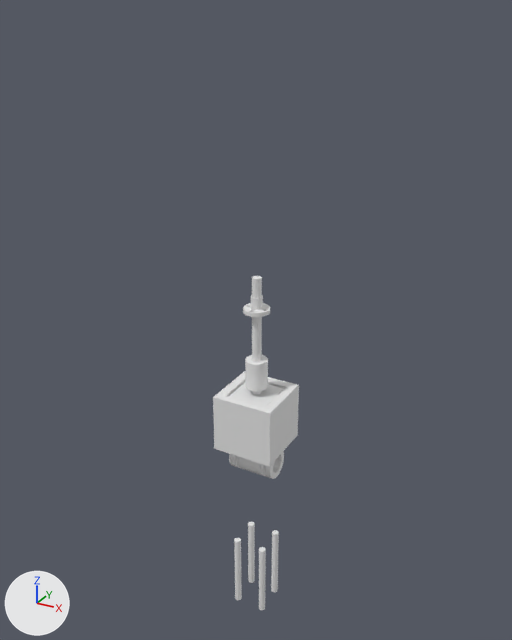
What one commit did to the Blender file Umno/MANIPULYaTOR.blend.
Camera for both pictures: a 50 mm camera at (25.4, -46.4, 29.0) aimed at (-0.2, 0.3, 5.6). Lighting does not change. The marker at lower left points along +X, +Y and +Z.

The older version as bpy lines, for what is in view:
```python
me_cylinder = bpy.data.meshes.new('Cylinder')
me_cylinder.from_pydata(...)  # 160 vertices, 100 faces; spans x -1.0..1.0, y -1.0..1.0, z -1.0..1.0
me_cylinder_001 = bpy.data.meshes.new('Cylinder.001')
me_cylinder_001.from_pydata(...)  # 96 vertices, 66 faces; spans x -1.0..1.0, y -1.0..1.0, z -1.82..1.0
me_cylinder_020 = bpy.data.meshes.new('Cylinder.020')
me_cylinder_020.from_pydata(...)  # 816 vertices, 421 faces; spans x -5.48..1.12, y -2.38..2.26, z -1.84..1.84
ob_cylinder = bpy.data.objects.new('Cylinder', me_cylinder)
ob_cylinder.location = (0.0, 0.0, 0.96)
ob_cylinder.scale = (0.95, 0.95, 1.25)
ob_cylinder_001 = bpy.data.objects.new('Cylinder.001', me_cylinder_001)
ob_cylinder_001.location = (0.0, 0.0, 5.73)
ob_cylinder_001.scale = (0.4, 0.4, 3.75)
ob_cylinder_005 = bpy.data.objects.new('Cylinder.005', me_cylinder_020)
ob_cylinder_005.location = (0.0, 0.07, -7.47)
ob_cylinder_005.rotation_euler = (0.0, 1.571, 0.0)  # degrees (0, 90, 0)
ob_cylinder_005.scale = (1.22, 1.16, 1.46)
# also in view: 'Cylinder.008' at (0.0, 0.0, -19.9)
```
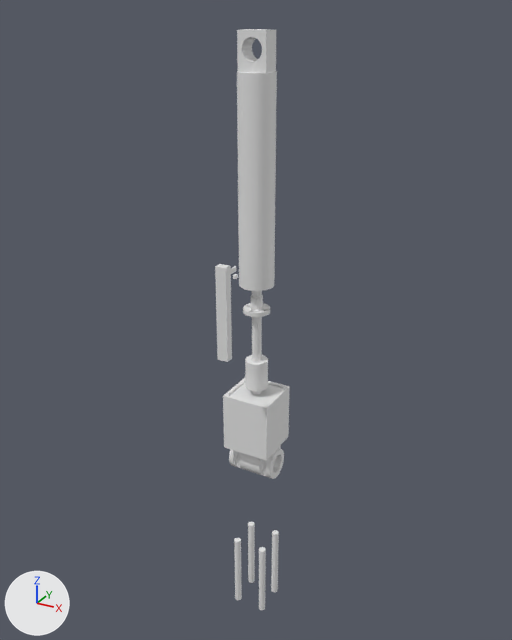
What differs and where, as boxes [x1, y1, x2, y2] in the pictures (512 x 640 px; the box of a moved part takes in the faces that stretch with it):
'Cylinder.003', added: after [237, 29, 277, 291]
'Cylinder.005', reshaped (22% narrower, 6% shorter): before [213, 371, 299, 479]; after [223, 378, 290, 479]
'Cube.001', added: after [215, 264, 232, 362]
part 1 of me_cylinder_020, moved or reshaped: before [213, 371, 299, 466]; after [223, 378, 290, 461]

The change in detail:
me_cylinder_020 has 816 vertices, 421 faces and spans x -5.48..1.12, y -2.38..2.26, z -1.84..1.84.
me_cylinder_020 is used by ob_cylinder_005; location (0.0, 0.07, -7.47); rotation (0.0, 1.571, 0.0), in degrees (0, 90, 0); scale (1.22, 1.16, 1.46).
Part 1, on me_cylinder_020:
Vertex 0 of me_cylinder_020 moves from (-1.56, -1.7, -1.3) to (-1.56, -1.6, -1.22).
Vertex 1 of me_cylinder_020 moves from (-1.56, 1.58, -1.3) to (-1.56, 1.48, -1.22).
Vertex 2 of me_cylinder_020 moves from (-1.56, -1.7, 1.3) to (-1.56, -1.6, 1.22).
Vertex 3 of me_cylinder_020 moves from (-1.56, 1.58, 1.3) to (-1.56, 1.48, 1.22).
Vertex 4 of me_cylinder_020 moves from (-1.31, -2.38, -1.84) at pixel (214, 448) to (-1.31, -1.86, -1.42) at pixel (224, 447).
Vertex 5 of me_cylinder_020 moves from (-1.31, 2.26, -1.84) to (-1.31, 1.74, -1.42).
Vertex 6 of me_cylinder_020 moves from (-5.48, -2.38, -1.84) at pixel (212, 397) to (-5.48, -1.86, -1.42) at pixel (222, 395).
Vertex 7 of me_cylinder_020 moves from (-5.48, 2.26, -1.84) at pixel (244, 370) to (-5.48, 1.74, -1.42).
Vertex 8 of me_cylinder_020 moves from (-1.31, -2.38, 1.84) at pixel (269, 466) to (-1.31, -1.86, 1.42) at pixel (266, 460).
Vertex 9 of me_cylinder_020 moves from (-1.31, 2.26, 1.84) at pixel (297, 435) to (-1.31, 1.74, 1.42) at pixel (288, 436).
Vertex 10 of me_cylinder_020 moves from (-5.48, -2.38, 1.84) at pixel (269, 413) to (-5.48, -1.86, 1.42) at pixel (266, 408).
Vertex 11 of me_cylinder_020 moves from (-5.48, 2.26, 1.84) at pixel (299, 384) to (-5.48, 1.74, 1.42) at pixel (289, 386).
Vertex 12 of me_cylinder_020 moves from (-5.48, 1.58, 1.3) at pixel (286, 386) to (-5.48, 1.48, 1.22) at pixel (284, 386).
Vertex 13 of me_cylinder_020 moves from (-5.48, -1.7, 1.3) at pixel (265, 406) to (-5.48, -1.6, 1.22) at pixel (265, 405).
Vertex 14 of me_cylinder_020 moves from (-5.48, -1.7, -1.3) at pixel (225, 395) to (-5.48, -1.6, -1.22) at pixel (227, 395).
Vertex 15 of me_cylinder_020 moves from (-5.48, 1.58, -1.3) to (-5.48, 1.48, -1.22).
Mesh me_cylinder_003 is new.
It has 462 vertices, 242 faces and spans x -1.41..1.41, y -1.41..1.41, z -1.0..1.34.
Mesh me_cube is new.
It is a box spanning x -1.0..1.0, y -1.0..1.0, z -1.0..1.0.
Object 'Cylinder.003' (ob_cylinder_003) is new; it shows me_cylinder_003.
Its location is (0.0, 0.0, 16.89).
Its scale is (1.0, 1.0, 8.01).
Object 'Cube.001' (ob_cube_001) is new; it shows me_cube.
Its location is (0.0, -5.07, 8.24).
Its rotation in degrees is (270, 0, 0).
Its scale is (0.45, 3.75, 0.325).
